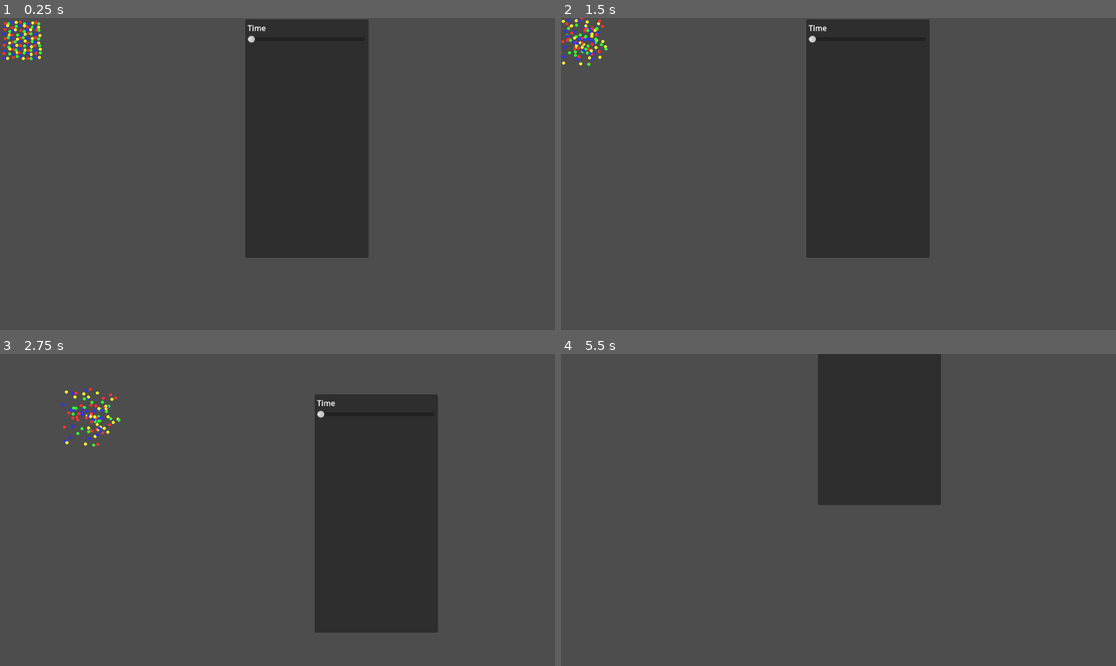
Above: before the commit, frames 1-4 (two rows, left to right).
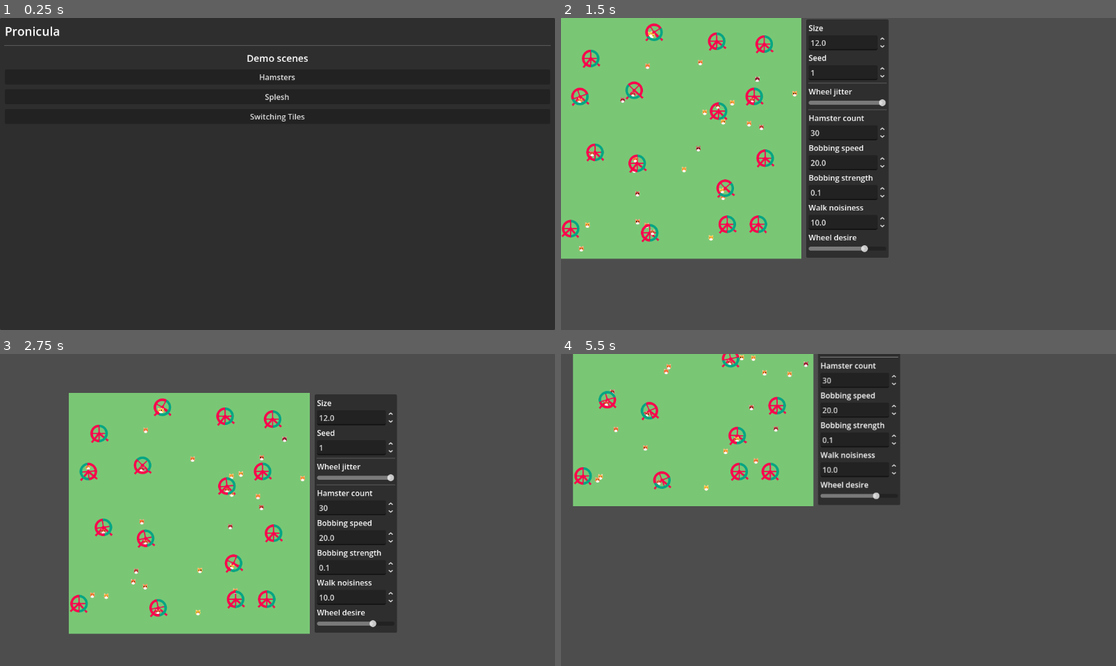
Above: after the commit, the same moments.

Repository: ErikSeewald/Pronicula
Game: Godot game, scene res://scenes/menu/menu.tscn
Same seed, same stepped clock (60 frames per second), same inputs: the game is played once before the commit and once after it. Before the commit the project starts from res://scenes/splesh.tscn.
Inputs (mouse positions are in pixels of both pictures, inside the frame that each line leads up to):
- Up to frame 1 (0.25 s): no input
- Up to frame 2 (1.5 s): click (838, 77) at 0.5 s, where only the run after the commit has a clickable "Hamsters"; move the mouse to (960, 158) at 1.27 s; hold Middle mouse button (move_around) from 1.28 s (still down); click (960, 158) at 1.42 s
- Up to frame 3 (2.75 s): release Middle mouse button (move_around) at 2 s; drag from (166, 525) to (249, 572) at 2.02 s
- Up to frame 4 (5.5 s): move the mouse to (894, 441) at 2.77 s; tap Mouse wheel down (zoom_out) at 2.85 s; click (894, 441) at 2.92 s; drag from (810, 572) to (672, 463) at 3.52 s; move the mouse to (1005, 556) at 4.27 s; tap Mouse wheel up (zoom_in) at 4.35 s; click (1005, 556) at 4.42 s; drag from (672, 463) to (755, 432) at 5.02 s

The runs differ from the first frame. In frame 1, 83% of the frame differs, in the area x 0-100%, y 0-100%; in frame 2, 40%; in frame 3, 41%; in frame 4, 26%.

Commit message:
splesh demo and refactor

Diff:
--- /dev/null
+++ b/assets/ui_theme.tres
@@ -0,0 +1,4 @@
+[gd_resource type="Theme" format=3 uid="uid://dxpaypjw8388p"]
+
+[resource]
+Button/font_sizes/font_size = 16
--- a/project.godot
+++ b/project.godot
@@ -15,7 +15,7 @@
 [application]
 
 config/name="Pronicula"
-run/main_scene="uid://ejvfju2txj38"
+run/main_scene="uid://bfcvyx5l85uc1"
 config/features=PackedStringArray("4.6", "GL Compatibility")
 boot_splash/show_image=false
 
--- a/scenes/Hamsters.tscn
+++ b/scenes/demos/Hamsters.tscn
@@ -9,7 +9,7 @@
 shader_parameter/time = 22.535
 shader_parameter/size = 12.0
 shader_parameter/seed = 1
-shader_parameter/jitter_intensity = 0.0
+shader_parameter/jitter_intensity = 2.0
 shader_parameter/hamster_count = 30
 shader_parameter/bobbing_speed = 20.0
 shader_parameter/bobbing_strength = 0.1
--- /dev/null
+++ b/scenes/demos/splesh.tscn
@@ -0,0 +1,38 @@
+[gd_scene format=3 uid="uid://ejvfju2txj38"]
+
+[ext_resource type="Script" uid="uid://bb7ouwmptxgdo" path="res://addons/pronicula_nodes/floating_container.gd" id="1_njlgd"]
+[ext_resource type="Shader" uid="uid://c8nexs1a6xert" path="res://shaders/demos/splesh/splesh_demo.gdshader" id="2_f5lq5"]
+[ext_resource type="ArrayMesh" path="res://assets/splesh_100.tres" id="3_7blsn"]
+[ext_resource type="Script" uid="uid://cin8bmbiryd8f" path="res://scripts/demos/splesh/splesh_instance.gd" id="4_kbhyr"]
+
+[sub_resource type="ShaderMaterial" id="ShaderMaterial_4b0ke"]
+shader = ExtResource("2_f5lq5")
+shader_parameter/time = 5.955
+shader_parameter/seed = 1
+shader_parameter/num_quads = 100
+
+[node name="Node2D" type="Node2D" unique_id=643148433]
+
+[node name="FloatingContainer" type="Node2D" parent="." unique_id=914339793]
+script = ExtResource("1_njlgd")
+metadata/_custom_type_script = "uid://bb7ouwmptxgdo"
+
+[node name="SpleshInstance" type="MeshInstance2D" parent="FloatingContainer" unique_id=1589313523]
+material = SubResource("ShaderMaterial_4b0ke")
+scale = Vector2(15, 15)
+mesh = ExtResource("3_7blsn")
+script = ExtResource("4_kbhyr")
+
+[node name="UI" type="Panel" parent="FloatingContainer" unique_id=2050915781]
+visible = false
+offset_left = 509.0
+offset_top = 3.0
+offset_right = 765.0
+offset_bottom = 498.0
+
+[node name="VBoxContainer" type="VBoxContainer" parent="FloatingContainer/UI" unique_id=451353114]
+layout_mode = 0
+offset_left = 5.0
+offset_top = 6.0
+offset_right = 249.0
+offset_bottom = 259.0
--- /dev/null
+++ b/scenes/menu/menu.tscn
@@ -0,0 +1,72 @@
+[gd_scene format=3 uid="uid://bfcvyx5l85uc1"]
+
+[ext_resource type="Script" uid="uid://8altmm5tmes4" path="res://scripts/menu/menu.gd" id="1_upctu"]
+[ext_resource type="Theme" uid="uid://dxpaypjw8388p" path="res://assets/ui_theme.tres" id="1_xdvgc"]
+
+[node name="Menu" type="Control" unique_id=1891271814]
+layout_mode = 3
+anchors_preset = 15
+anchor_right = 1.0
+anchor_bottom = 1.0
+grow_horizontal = 2
+grow_vertical = 2
+script = ExtResource("1_upctu")
+
+[node name="Panel" type="Panel" parent="." unique_id=1737469437]
+layout_mode = 1
+anchors_preset = 15
+anchor_right = 1.0
+anchor_bottom = 1.0
+grow_horizontal = 2
+grow_vertical = 2
+theme = ExtResource("1_xdvgc")
+
+[node name="MarginContainer" type="MarginContainer" parent="Panel" unique_id=1212353250]
+layout_mode = 1
+anchors_preset = 15
+anchor_right = 1.0
+anchor_bottom = 1.0
+grow_horizontal = 2
+grow_vertical = 2
+theme_override_constants/margin_left = 10
+theme_override_constants/margin_top = 10
+theme_override_constants/margin_right = 10
+
+[node name="VBoxContainer" type="VBoxContainer" parent="Panel/MarginContainer" unique_id=408958223]
+layout_mode = 2
+theme_override_constants/separation = 10
+
+[node name="Title" type="Label" parent="Panel/MarginContainer/VBoxContainer" unique_id=182732770]
+layout_mode = 2
+theme_override_font_sizes/font_size = 25
+text = "Pronicula"
+
+[node name="HSeparator" type="HSeparator" parent="Panel/MarginContainer/VBoxContainer" unique_id=244727719]
+layout_mode = 2
+
+[node name="DemoLabel" type="Label" parent="Panel/MarginContainer/VBoxContainer" unique_id=34494863]
+layout_mode = 2
+theme_override_font_sizes/font_size = 20
+text = "Demo scenes"
+horizontal_alignment = 1
+
+[node name="DemoButtons" type="VBoxContainer" parent="Panel/MarginContainer/VBoxContainer" unique_id=1210519913]
+layout_mode = 2
+theme_override_constants/separation = 10
+
+[node name="HamstersButton" type="Button" parent="Panel/MarginContainer/VBoxContainer/DemoButtons" unique_id=640632832]
+layout_mode = 2
+text = "Hamsters"
+
+[node name="SpleshButton" type="Button" parent="Panel/MarginContainer/VBoxContainer/DemoButtons" unique_id=881057187]
+layout_mode = 2
+text = "Splesh"
+
+[node name="SwitchingTilesButton" type="Button" parent="Panel/MarginContainer/VBoxContainer/DemoButtons" unique_id=810953087]
+layout_mode = 2
+text = "Switching Tiles
+"
+
+[connection signal="pressed" from="Panel/MarginContainer/VBoxContainer/DemoButtons/HamstersButton" to="." method="launch_hamsters"]
+[connection signal="pressed" from="Panel/MarginContainer/VBoxContainer/DemoButtons/SpleshButton" to="." method="launch_splesh_demo"]
+[connection signal="pressed" from="Panel/MarginContainer/VBoxContainer/DemoButtons/SwitchingTilesButton" to="." method="launch_switching_tiles"]
--- a/scenes/splesh.tscn
+++ /dev/null
@@ -1,47 +0,0 @@
-[gd_scene format=3 uid="uid://ejvfju2txj38"]
-
-[ext_resource type="Script" uid="uid://bb7ouwmptxgdo" path="res://addons/pronicula_nodes/floating_container.gd" id="1_ejpxv"]
-[ext_resource type="Script" uid="uid://cin8bmbiryd8f" path="res://scripts/demos/splesh/splesh_instance.gd" id="2_4b0ke"]
-[ext_resource type="Shader" uid="uid://c8nexs1a6xert" path="res://shaders/demos/splesh/splesh_demo.gdshader" id="2_ejpxv"]
-[ext_resource type="ArrayMesh" path="res://assets/splesh_100.tres" id="3_l0bl2"]
-
-[sub_resource type="ShaderMaterial" id="ShaderMaterial_4b0ke"]
-shader = ExtResource("2_ejpxv")
-shader_parameter/time = 0.0
-shader_parameter/num_quads = 100
-
-[node name="Node2D" type="Node2D" unique_id=643148433]
-
-[node name="FloatingContainer" type="Node2D" parent="." unique_id=914339793]
-script = ExtResource("1_ejpxv")
-metadata/_custom_type_script = "uid://bb7ouwmptxgdo"
-
-[node name="SpleshInstance" type="MeshInstance2D" parent="FloatingContainer" unique_id=1589313523]
-material = SubResource("ShaderMaterial_4b0ke")
-scale = Vector2(15, 15)
-mesh = ExtResource("3_l0bl2")
-script = ExtResource("2_4b0ke")
-
-[node name="UI" type="Panel" parent="FloatingContainer" unique_id=2050915781]
-offset_left = 509.0
-offset_top = 3.0
-offset_right = 765.0
-offset_bottom = 498.0
-
-[node name="VBoxContainer" type="VBoxContainer" parent="FloatingContainer/UI" unique_id=451353114]
-layout_mode = 0
-offset_left = 5.0
-offset_top = 6.0
-offset_right = 249.0
-offset_bottom = 259.0
-
-[node name="TimeLabel" type="Label" parent="FloatingContainer/UI/VBoxContainer" unique_id=1668254923]
-layout_mode = 2
-text = "Time"
-
-[node name="TimeSlider" type="HSlider" parent="FloatingContainer/UI/VBoxContainer" unique_id=2141434023]
-layout_mode = 2
-max_value = 30.0
-step = 0.01
-
-[connection signal="value_changed" from="FloatingContainer/UI/VBoxContainer/TimeSlider" to="FloatingContainer/SpleshInstance" method="set_time"]
--- a/scripts/demos/splesh/splesh_instance.gd
+++ b/scripts/demos/splesh/splesh_instance.gd
@@ -2,19 +2,17 @@
 
 @onready var mat: ShaderMaterial = self.material
 
-@export var num_quads: int = 100
-var t: float = 0.0
+@export var num_quads: int = 500000
+var time: float = 0.0
 
 func _ready() -> void:
 	var splesh: ArrayMesh = SpleshGenerator.generate_splesh(num_quads, SpleshGenerator.CullMode.NEVER_CULL)
-	var err = ResourceSaver.save(splesh, "res://splesh_100.tres")
 	self.mesh = splesh
-	self.scale = Vector2(20, 20)
 	mat.set_shader_parameter("num_quads", num_quads)
 
-func set_time(time: float):
+func _process(delta: float):
+	time += delta
 	mat.set_shader_parameter("time", time)
 
-func _process(delta: float):
-	t += delta
-	set_time(t)
+	# To compare a mouse pos to a vertex pos in the shader, send this to it
+	# self.to_local(get_global_mouse_position())
--- /dev/null
+++ b/scripts/menu/menu.gd
@@ -0,0 +1,10 @@
+extends Control
+
+func launch_hamsters():
+	get_tree().change_scene_to_file("res://scenes/demos/Hamsters.tscn")
+
+func launch_splesh_demo():
+	get_tree().change_scene_to_file("res://scenes/demos/splesh.tscn")
+
+func launch_switching_tiles():
+	get_tree().change_scene_to_file("res://scenes/demos/SwitchingTiles.tscn")
--- a/shaders/demos/splesh/splesh_demo.gdshader
+++ b/shaders/demos/splesh/splesh_demo.gdshader
@@ -11,34 +11,32 @@
 const vec3 YELLOW = vec3(1.0, 1.0, 0.2);
 const vec3[4] colors = {RED, GREEN, BLUE, YELLOW};
 
+uniform float time = 0.0;
+uniform int seed = 1u;
+uniform uint num_quads;
+
 varying float quad_id;
-
-uniform float time = 0.0;
-uniform uint num_quads;
 
 void vertex()
 {
 	quad_id = floor(float(VERTEX_ID) / 4.0);
 
 	float side = floor(sqrt(float(num_quads)));
+	float y = floor(quad_id / side);
+	float x = quad_id - y * side;
+	VERTEX.x += x * 0.3;
+	VERTEX.y += y * 0.3;
 
-	float y = floor(quad_id / side);
-	float x = quad_id - y*side;
-
-	VERTEX.x += x * 0.4;
-	VERTEX.y += y * 0.4;
-
-
-	float modid = mod(quad_id, 50000);
-	VERTEX += (hash_vec2_vec2(vec2(modid, 1.0 - modid), 1) - vec2(0.5))  * time;
+	float modid = mod(quad_id, 10000);
+	VERTEX += (hash_vec2_vec2(vec2(modid), seed) - vec2(0.5)) * time;
 }
 
 void fragment()
 {
 	COLOR.rgb = BACKGROUND_COL;
 
-	int i = int(quad_id);
-	vec3 foreground = colors[i % 4];
-	COLOR.rgb = mask_aa(COLOR.rgb, foreground, -sd_circle(UV - vec2(0.5), 0.2));
-	COLOR.a = mask_aa(0.0, 1.0, -sd_circle(UV - vec2(0.5), 0.2));
+	vec3 foreground = colors[int(quad_id) % 4];
+	float circle = -sd_circle(UV - vec2(0.5), 0.2);
+	COLOR.rgb = mask_aa(COLOR.rgb, foreground, circle);
+	COLOR.a = mask_aa(0.0, 1.0, circle);
 }
Renamed: scenes/SwitchingTiles.tscn -> scenes/demos/SwitchingTiles.tscn
Not shown, added: scripts/menu/menu.gd.uid
